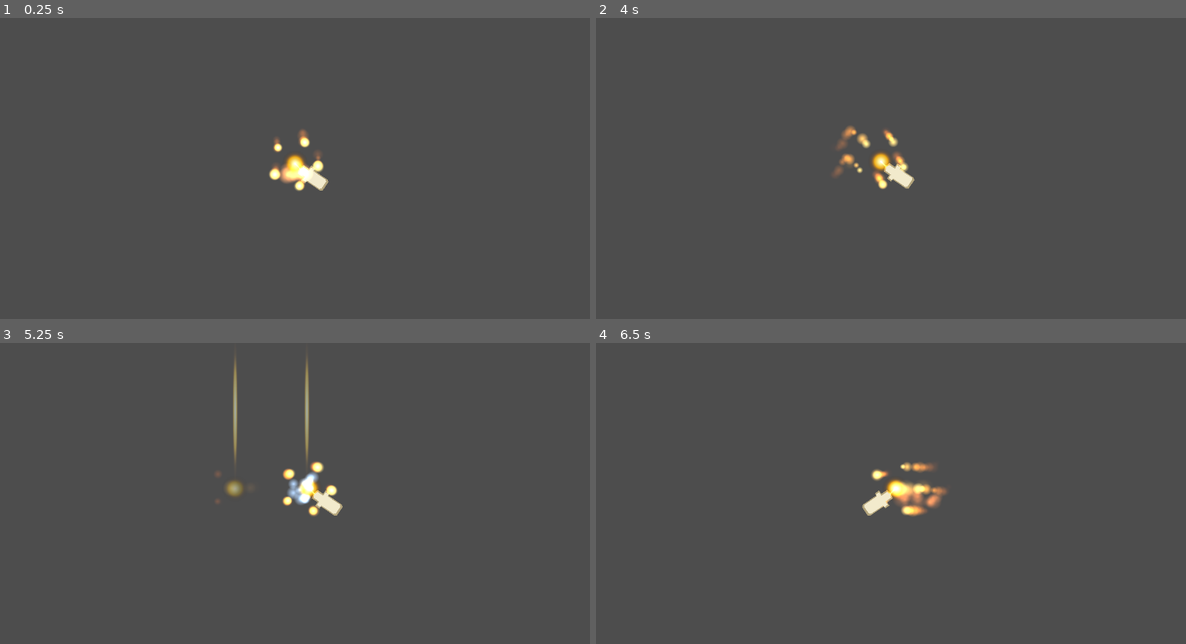
Above: before the commit, frames 1-4 (two rows, left to right).
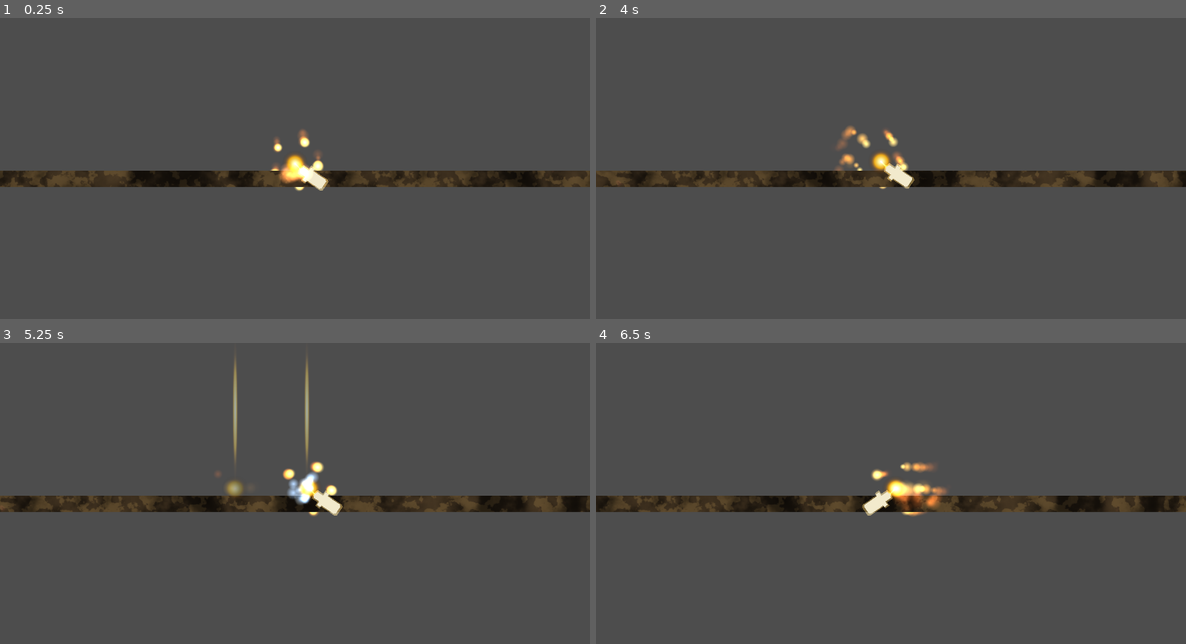
Above: after the commit, the same moments.

Repository: Ito-x/Zell
Game: Godot game, scene res://scenes/world/LesYeux.tscn
Two runs of this game, one before a commit and one after it. Both use one fixed random seed, a clock stepped at 60 frames per second and the inputs below.
Inputs (mouse positions are in pixels of both pictures, inside the frame that each line leads up to):
- Up to frame 1 (0.25 s): no input
- Up to frame 2 (4 s): tap Enter at 0.5 s; move the mouse to (1020, 135) at 0.52 s; hold D (move_right) 0.53-2.03 s; click (1020, 135) at 0.6 s; tap Space (jump) at 0.77, 1.52, 3.02, 3.77 s; move the mouse to (773, 168) at 1.27 s; right-click (773, 168) at 1.35 s; move the mouse to (950, 81) at 2.02 s; hold A (move_left) 2.03-2.78 s; tap E (interact) at 2.1 s; move the mouse to (861, 219) at 2.77 s; hold D (move_right) from 2.78 s (still down); tap S (look_down) at 2.85 s; move the mouse to (1068, 201) at 3.52 s; hold W (look_up) from 3.53 s (still down)
- Up to frame 3 (5.25 s): move the mouse to (118, 427) at 4.27 s; release D (move_right) at 4.28 s; release W (look_up) at 4.28 s; hold A (move_left) 4.28-5.03 s; click (118, 427) at 4.35 s; tap Space (jump) at 4.52 s; move the mouse to (324, 478) at 5.02 s; hold D (move_right) from 5.03 s (still down); right-click (324, 478) at 5.1 s
- Up to frame 4 (6.5 s): move the mouse to (802, 394) at 5.77 s; release D (move_right) at 5.78 s; hold A (move_left) from 5.78 s (still down); tap E (interact) at 5.85 s; tap Space (jump) at 6.02 s

The runs differ from the first frame. In frame 1, 5.2% of the frame differs, in the area x 0-100%, y 50-57%; in frame 2, 5.3%; in frame 3, 5.2%; in frame 4, 5.3%.

Commit message:
feat(world): map LesYeux — sol chair beige étendu, étoiles rosas parallax, nettoyage scènes de test
- Suppression scenes de test (test.tscn, les_yeux.tscn, TestLevel.tscn)
- Sol étendu à 4000px (2000 chaque côté du spawn) pour les deux chemins
- Shader flesh repigmenté beige foncé chair (au lieu de rouge)
- 20 étoiles décoratives style rosas dans la couche arrière parallax
  (jaune clair / violet / rose, couleurs HDR pour bloom)
- Script EtoileRosas.gd : rotation lente avec variation aléatoire
- WorldEnvironment : glow_hdr_threshold relevé à 1.0 pour limiter le bloom aux étoiles

Diff:
--- /dev/null
+++ b/assets/shaders/flesh.gdshader
@@ -0,0 +1,68 @@
+shader_type canvas_item;
+
+uniform vec3 base_color : source_color = vec3(0.35, 0.08, 0.10);
+uniform vec3 deep_color : source_color = vec3(0.12, 0.02, 0.04);
+uniform vec3 vein_color : source_color = vec3(0.55, 0.10, 0.12);
+uniform float scale = 0.015;
+uniform float pulse_speed = 0.6;
+uniform float pulse_amount = 0.08;
+uniform float wetness = 0.35;
+
+varying vec2 world_pos;
+
+void vertex() {
+	world_pos = (MODEL_MATRIX * vec4(VERTEX, 0.0, 1.0)).xy;
+}
+
+float hash(vec2 p) {
+	p = fract(p * vec2(123.34, 456.21));
+	p += dot(p, p + 45.32);
+	return fract(p.x * p.y);
+}
+
+float noise(vec2 p) {
+	vec2 i = floor(p);
+	vec2 f = fract(p);
+	f = f * f * (3.0 - 2.0 * f);
+	float a = hash(i);
+	float b = hash(i + vec2(1.0, 0.0));
+	float c = hash(i + vec2(0.0, 1.0));
+	float d = hash(i + vec2(1.0, 1.0));
+	return mix(mix(a, b, f.x), mix(c, d, f.x), f.y);
+}
+
+float fbm(vec2 p) {
+	float v = 0.0;
+	float a = 0.5;
+	for (int i = 0; i < 5; i++) {
+		v += a * noise(p);
+		p *= 2.03;
+		a *= 0.5;
+	}
+	return v;
+}
+
+void fragment() {
+	vec2 uv = world_pos * scale;
+	float t = TIME * pulse_speed;
+
+	float pulse = sin(t) * 0.5 + 0.5;
+	uv += vec2(sin(t * 0.3), cos(t * 0.2)) * 0.05;
+
+	float base_noise = fbm(uv);
+	float detail = fbm(uv * 3.5 + base_noise);
+
+	float veins = smoothstep(0.45, 0.55, detail);
+	float dark_pockets = smoothstep(0.6, 0.3, base_noise);
+
+	vec3 col = mix(deep_color, base_color, base_noise);
+	col = mix(col, vein_color, veins * 0.45);
+	col *= 1.0 - dark_pockets * 0.5;
+
+	col *= 1.0 + pulse * pulse_amount;
+
+	float wet = fbm(uv * 2.0 + vec2(t * 0.1, 0.0));
+	col += vec3(0.4, 0.15, 0.15) * smoothstep(0.7, 0.85, wet) * wetness;
+
+	COLOR = vec4(col, 1.0);
+}
--- /dev/null
+++ b/scenes/world/Etoile.tscn
@@ -0,0 +1,8 @@
+[gd_scene load_steps=2 format=3 uid="uid://b8etoilerosa01"]
+
+[ext_resource type="Script" path="res://scenes/world/EtoileRosas.gd" id="1_etoile"]
+
+[node name="Etoile" type="Polygon2D"]
+color = Color(1.3, 1.2, 0.85, 1)
+polygon = PackedVector2Array(0, -20, 5.28, -7.28, 19.02, -6.18, 8.56, 2.78, 11.76, 16.18, 0, 9, -11.76, 16.18, -8.56, 2.78, -19.02, -6.18, -5.28, -7.28)
+script = ExtResource("1_etoile")
--- /dev/null
+++ b/scenes/world/EtoileRosas.gd
@@ -0,0 +1,13 @@
+extends Polygon2D
+
+@export var rotation_speed: float = 0.15
+@export var randomize_speed: bool = true
+
+func _ready() -> void:
+	if randomize_speed:
+		rotation_speed *= randf_range(0.4, 1.6)
+		if randf() < 0.5:
+			rotation_speed = -rotation_speed
+
+func _process(delta: float) -> void:
+	rotation += rotation_speed * delta
--- a/scenes/world/LesYeux.tscn
+++ b/scenes/world/LesYeux.tscn
@@ -1,21 +1,34 @@
-[gd_scene load_steps=3 format=3]
+[gd_scene load_steps=6 format=3]
 
 [ext_resource type="PackedScene" path="res://scenes/player/Player.tscn" id="1_player"]
+[ext_resource type="Shader" path="res://assets/shaders/flesh.gdshader" id="2_flesh"]
+[ext_resource type="PackedScene" path="res://scenes/world/Etoile.tscn" id="3_etoile"]
 
 [sub_resource type="Environment" id="Environment_yeux"]
 background_mode = 1
-background_color = Color(0.02, 0.01, 0.06, 1)
+background_color = Color(0.005, 0.003, 0.012, 1)
 glow_enabled = true
 glow_levels/1 = 0.4
-glow_levels/2 = 0.2
-glow_intensity = 1.0
-glow_strength = 1.4
-glow_bloom = 0.25
+glow_levels/2 = 0.3
+glow_levels/3 = 0.2
+glow_intensity = 1.1
+glow_strength = 1.3
+glow_bloom = 0.2
 glow_blend_mode = 2
-glow_hdr_threshold = 0.4
+glow_hdr_threshold = 1.0
+
+[sub_resource type="ShaderMaterial" id="ShaderMaterial_flesh"]
+shader = ExtResource("2_flesh")
+shader_parameter/base_color = Color(0.32, 0.25, 0.16, 1)
+shader_parameter/deep_color = Color(0.08, 0.06, 0.04, 1)
+shader_parameter/vein_color = Color(0.48, 0.38, 0.22, 1)
+shader_parameter/scale = 0.02
+shader_parameter/pulse_speed = 0.3
+shader_parameter/pulse_amount = 0.04
+shader_parameter/wetness = 0.2
 
 [sub_resource type="RectangleShape2D" id="RectangleShape2D_sol"]
-size = Vector2(2000, 32)
+size = Vector2(4000, 32)
 
 [node name="LesYeux" type="Node2D"]
 
@@ -26,6 +39,106 @@
 
 [node name="CoucheArriere" type="ParallaxLayer" parent="ParallaxBackground"]
 motion_scale = Vector2(0.05, 0.05)
+
+[node name="Etoile1" parent="ParallaxBackground/CoucheArriere" instance=ExtResource("3_etoile")]
+position = Vector2(-380, -220)
+scale = Vector2(1.4, 1.4)
+color = Color(1.5, 1.4, 0.7, 1)
+
+[node name="Etoile2" parent="ParallaxBackground/CoucheArriere" instance=ExtResource("3_etoile")]
+position = Vector2(-355, -195)
+scale = Vector2(0.8, 0.8)
+color = Color(1.2, 0.7, 1.5, 1)
+
+[node name="Etoile3" parent="ParallaxBackground/CoucheArriere" instance=ExtResource("3_etoile")]
+position = Vector2(-250, -310)
+scale = Vector2(1.1, 1.1)
+color = Color(1.5, 1.3, 0.8, 1)
+
+[node name="Etoile4" parent="ParallaxBackground/CoucheArriere" instance=ExtResource("3_etoile")]
+position = Vector2(-180, -150)
+scale = Vector2(0.7, 0.7)
+color = Color(1.0, 0.7, 1.5, 1)
+
+[node name="Etoile5" parent="ParallaxBackground/CoucheArriere" instance=ExtResource("3_etoile")]
+position = Vector2(-90, -280)
+scale = Vector2(1.3, 1.3)
+color = Color(1.5, 1.3, 0.7, 1)
+
+[node name="Etoile6" parent="ParallaxBackground/CoucheArriere" instance=ExtResource("3_etoile")]
+position = Vector2(-65, -260)
+scale = Vector2(0.6, 0.6)
+color = Color(1.4, 0.9, 1.2, 1)
+
+[node name="Etoile7" parent="ParallaxBackground/CoucheArriere" instance=ExtResource("3_etoile")]
+position = Vector2(40, -180)
+scale = Vector2(1.0, 1.0)
+color = Color(1.5, 1.4, 0.8, 1)
+
+[node name="Etoile8" parent="ParallaxBackground/CoucheArriere" instance=ExtResource("3_etoile")]
+position = Vector2(130, -340)
+scale = Vector2(1.2, 1.2)
+color = Color(1.1, 0.7, 1.5, 1)
+
+[node name="Etoile9" parent="ParallaxBackground/CoucheArriere" instance=ExtResource("3_etoile")]
+position = Vector2(155, -315)
+scale = Vector2(0.75, 0.75)
+color = Color(1.5, 1.3, 0.75, 1)
+
+[node name="Etoile10" parent="ParallaxBackground/CoucheArriere" instance=ExtResource("3_etoile")]
+position = Vector2(240, -220)
+scale = Vector2(0.9, 0.9)
+color = Color(1.4, 0.85, 1.3, 1)
+
+[node name="Etoile11" parent="ParallaxBackground/CoucheArriere" instance=ExtResource("3_etoile")]
+position = Vector2(330, -160)
+scale = Vector2(1.1, 1.1)
+color = Color(1.5, 1.4, 0.8, 1)
+
+[node name="Etoile12" parent="ParallaxBackground/CoucheArriere" instance=ExtResource("3_etoile")]
+position = Vector2(420, -290)
+scale = Vector2(1.3, 1.3)
+color = Color(1.0, 0.7, 1.5, 1)
+
+[node name="Etoile13" parent="ParallaxBackground/CoucheArriere" instance=ExtResource("3_etoile")]
+position = Vector2(445, -265)
+scale = Vector2(0.65, 0.65)
+color = Color(1.5, 1.3, 0.75, 1)
+
+[node name="Etoile14" parent="ParallaxBackground/CoucheArriere" instance=ExtResource("3_etoile")]
+position = Vector2(-460, -110)
+scale = Vector2(0.9, 0.9)
+color = Color(1.3, 0.8, 1.4, 1)
+
+[node name="Etoile15" parent="ParallaxBackground/CoucheArriere" instance=ExtResource("3_etoile")]
+position = Vector2(510, -90)
+scale = Vector2(1.0, 1.0)
+color = Color(1.5, 1.4, 0.85, 1)
+
+[node name="Etoile16" parent="ParallaxBackground/CoucheArriere" instance=ExtResource("3_etoile")]
+position = Vector2(-30, -370)
+scale = Vector2(0.85, 0.85)
+color = Color(1.2, 0.75, 1.5, 1)
+
+[node name="Etoile17" parent="ParallaxBackground/CoucheArriere" instance=ExtResource("3_etoile")]
+position = Vector2(-540, -340)
+scale = Vector2(1.05, 1.05)
+color = Color(1.5, 1.35, 0.8, 1)
+
+[node name="Etoile18" parent="ParallaxBackground/CoucheArriere" instance=ExtResource("3_etoile")]
+position = Vector2(620, -310)
+scale = Vector2(0.95, 0.95)
+color = Color(1.4, 0.9, 1.3, 1)
+
+[node name="Etoile19" parent="ParallaxBackground/CoucheArriere" instance=ExtResource("3_etoile")]
+position = Vector2(640, -285)
+scale = Vector2(0.7, 0.7)
+color = Color(1.5, 1.3, 0.8, 1)
+
+[node name="Etoile20" parent="ParallaxBackground/CoucheArriere" instance=ExtResource("3_etoile")]
+position = Vector2(-620, -50)
+scale = Vector2(0.8, 0.8)
+color = Color(1.1, 0.7, 1.5, 1)
 
 [node name="CoucheMilieu" type="ParallaxLayer" parent="ParallaxBackground"]
 motion_scale = Vector2(0.3, 0.3)
@@ -41,5 +154,10 @@
 [node name="CollisionShape2D" type="CollisionShape2D" parent="SolProvisoire"]
 shape = SubResource("RectangleShape2D_sol")
 
+[node name="Visual" type="Polygon2D" parent="SolProvisoire"]
+material = SubResource("ShaderMaterial_flesh")
+color = Color(1, 1, 1, 1)
+polygon = PackedVector2Array(-2000, -16, 2000, -16, 2000, 16, -2000, 16)
+
 [node name="Player" parent="." instance=ExtResource("1_player")]
 position = Vector2(0, 150)
--- a/scenes/world/TestLevel.tscn
+++ /dev/null
@@ -1,40 +0,0 @@
-[gd_scene format=3 uid="uid://v6s285uwrpbi"]
-
-[ext_resource type="PackedScene" path="res://scenes/player/Player.tscn" id="1_player"]
-
-[sub_resource type="RectangleShape2D" id="RectangleShape2D_floor"]
-size = Vector2(800, 32)
-
-[sub_resource type="Environment" id="Environment_zell"]
-background_mode = 1
-background_color = Color(0.04, 0.02, 0.07, 1)
-glow_enabled = true
-glow_levels/1 = 0.1
-glow_levels/4 = 0.0
-glow_intensity = 0.8
-glow_strength = 1.2
-glow_bloom = 0.4
-glow_blend_mode = 2
-glow_hdr_threshold = 0.5
-
-[node name="TestLevel" type="Node2D" unique_id=272153411]
-
-[node name="Player" parent="." unique_id=1989426830 instance=ExtResource("1_player")]
-position = Vector2(0, 120)
-
-[node name="Camera2D2" type="Camera2D" parent="Player" unique_id=1117031570]
-
-[node name="Floor" type="StaticBody2D" parent="." unique_id=684323492]
-position = Vector2(0, 220)
-
-[node name="CollisionShape2D" type="CollisionShape2D" parent="Floor" unique_id=1797076279]
-shape = SubResource("RectangleShape2D_floor")
-
-[node name="Visual" type="Polygon2D" parent="Floor" unique_id=232177906]
-position = Vector2(112.499985, 0)
-scale = Vector2(1.58875, 1)
-color = Color(0.1937263, 0.1192298, 0.67973316, 1)
-polygon = PackedVector2Array(-400, -16, -55.386505, -16, 400, -16, 400, 16, -400, 16)
-
-[node name="WorldEnvironment" type="WorldEnvironment" parent="." unique_id=1317482503]
-environment = SubResource("Environment_zell")
--- a/test.tscn
+++ /dev/null
@@ -1,49 +0,0 @@
-[gd_scene format=3 uid="uid://e5ufq5pj5uuk"]
-
-[ext_resource type="PackedScene" path="res://scenes/player/Player.tscn" id="1_37kl0"]
-[ext_resource type="PackedScene" path="res://scenes/enemies/Dummy.tscn" id="2_dummy"]
-[ext_resource type="PackedScene" path="res://scenes/world/Neurone.tscn" id="3_neurone"]
-[ext_resource type="PackedScene" path="res://scenes/world/DeathZone.tscn" id="4_deathzone"]
-
-[sub_resource type="RectangleShape2D" id="RectangleShape2D_floor"]
-size = Vector2(1668, 20)
-
-[sub_resource type="RectangleShape2D" id="RectangleShape2D_wall"]
-size = Vector2(20, 240)
-
-[node name="test" type="Node2D" unique_id=1174418191]
-
-[node name="Player" parent="." unique_id=567711681 instance=ExtResource("1_37kl0")]
-position = Vector2(1, 36)
-
-[node name="Floor" type="StaticBody2D" parent="." unique_id=1100402132]
-z_index = -10
-position = Vector2(0, 100)
-
-[node name="FloorVisual" type="Polygon2D" parent="Floor" unique_id=959560924]
-color = Color(0.3, 0.3, 0.38, 1)
-polygon = PackedVector2Array(-400, -10, 1268, -10, 1268, 10, -400, 10)
-
-[node name="CollisionShape2D" type="CollisionShape2D" parent="Floor" unique_id=1430694486]
-position = Vector2(434, 0)
-shape = SubResource("RectangleShape2D_floor")
-
-[node name="Dummy" parent="." unique_id=835888940 instance=ExtResource("2_dummy")]
-position = Vector2(300, 60)
-
-[node name="Neurone" parent="." unique_id=1340302637 instance=ExtResource("3_neurone")]
-position = Vector2(550, 60)
-
-[node name="WallLeft" type="StaticBody2D" parent="." unique_id=732104198]
-z_index = -10
-position = Vector2(-360, -30)
-
-[node name="WallLeftVisual" type="Polygon2D" parent="WallLeft" unique_id=1980819351]
-color = Color(0.3, 0.3, 0.38, 1)
-polygon = PackedVector2Array(-10, -120, 10, -120, 10, 120, -10, 120)
-
-[node name="CollisionShape2D" type="CollisionShape2D" parent="WallLeft" unique_id=1840752122]
-shape = SubResource("RectangleShape2D_wall")
-
-[node name="DeathZone" parent="." unique_id=143490478 instance=ExtResource("4_deathzone")]
-position = Vector2(434, 500)
Not shown, added: assets/shaders/flesh.gdshader.uid
